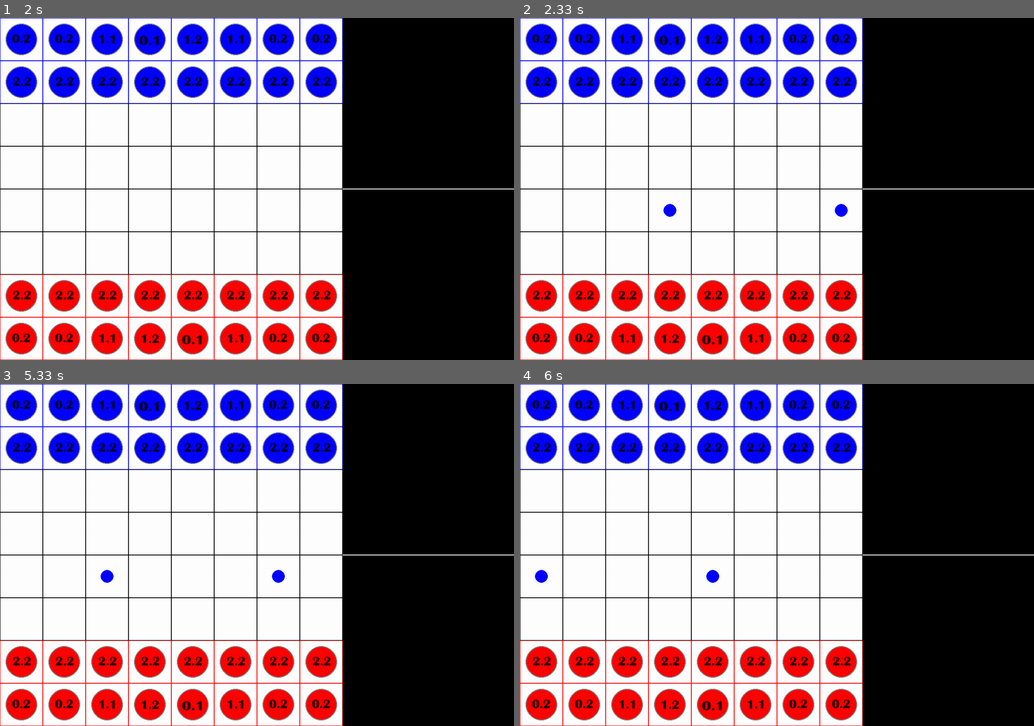
Above: before the commit, frames 1-4 (two rows, left to right).
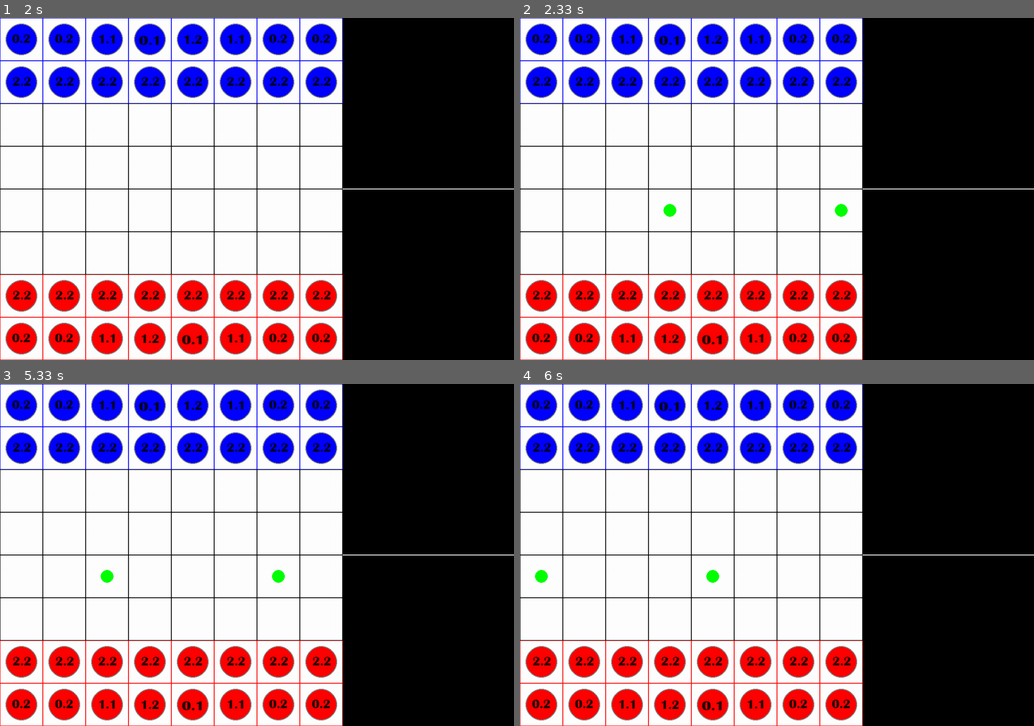
Above: after the commit, the same moments.

Repository: mariaa-rabelo/ai
Game: pygame game, started from src/PyGame/main.py
Same seed, same stepped clock (60 frames per second), same inputs: the game is played once before the commit and once after it.
Inputs (mouse positions are in pixels of both pictures, inside the frame that each line leads up to):
- Up to frame 1 (2 s): click (257, 189) at 0.38 s; click (447, 308) at 1.22 s
- Up to frame 2 (2.33 s): click (751, 277) at 2.05 s
- Up to frame 3 (5.33 s): click (359, 527) at 2.88 s; click (179, 654) at 5.12 s
- Up to frame 4 (6 s): click (622, 681) at 5.45 s

Frame 1 is identical in both runs. In frame 2, 0.2% of the frame differs, in the area x 27-64%, y 54-59%; in frame 3, 0.2%; in frame 4, 0.2%.

Commit message:
pygame for human vs human

Diff:
--- a/pygame/checkers/constants.py
+++ /dev/null
@@ -1,20 +0,0 @@
-import pygame
-
-WIDTH, HEIGHT = 1200, 800
-ROWS, COLS = 8, 8
-SQUARE_SIZE = 100
-
-#rgb
-RED = (255, 0, 0)
-WHITE = (255, 255, 255)
-BLACK = (0, 0, 0)
-BLUE = (0, 0, 255)
-GREY = (128, 128, 128)
-
-""" CROWN = pygame.transform.scale(pygame.image.load('assets/crown.png'), (44, 25)) """
-ZEROONE = pygame.image.load('pygame/assets/0.1.png')
-ZEROTWO = pygame.image.load('pygame/assets/0.2.png')
-ONEONE = pygame.image.load('pygame/assets/1.1.png')
-ONETWO = pygame.image.load('pygame/assets/1.2.png')
-TWOONE = pygame.image.load('pygame/assets/2.1.png')
-TWOTWO = pygame.image.load('pygame/assets/2.2.png')
--- a/src/__main__.py
+++ b/src/AI/__main__.py
@@ -1,5 +1,4 @@
 from zeroPointOneGame import ZeroPointOneGame
-from ai import AI
 
 def main_menu():
         while True:
--- /dev/null
+++ b/src/PyGame/constants.py
@@ -0,0 +1,20 @@
+import pygame
+
+WIDTH, HEIGHT = 1200, 800
+ROWS, COLS = 8, 8
+SQUARE_SIZE = 100
+
+#rgb
+RED = (255, 0, 0)
+WHITE = (255, 255, 255)
+BLACK = (0, 0, 0)
+BLUE = (0, 0, 255)
+GREEN = (0, 255, 0)
+GREY = (128, 128, 128)
+
+ZEROONE = pygame.image.load('././assets/0.1.png')
+ZEROTWO = pygame.image.load('././assets/0.2.png')
+ONEONE = pygame.image.load('././assets/1.1.png')
+ONETWO = pygame.image.load('././assets/1.2.png')
+TWOONE = pygame.image.load('././assets/2.1.png')
+TWOTWO = pygame.image.load('././assets/2.2.png')
--- a/pygame/checkers/game.py
+++ b/src/PyGame/game.py
@@ -1,6 +1,6 @@
 import pygame
-from .constants import RED, WHITE, BLUE, SQUARE_SIZE
-from checkers.board import Board
+from constants import RED, GREEN, BLUE, SQUARE_SIZE
+from state import State
 
 class Game:
   def __init__(self, win):
@@ -14,24 +14,34 @@
 
   def _init(self):
     self.selected = None
-    self.board = Board()
+    self.board = State()
     self.turn = RED
+    self.turns_count = 0
     self.valid_moves = []
 
   def reset(self):
     self._init()
 
+  def winner(self):
+    return self.board.winner()
+
   def select(self, row, col):
     if self.selected:
       self._move(row, col)
-      # if not result:
-      #   # self.selected(row, col)
-      #   pass
 
     piece = self.board.get_piece(row, col)
     if piece != 0 and piece.color == self.turn:
       self.selected = piece
       self.valid_moves = self.board.get_valid_destinations_for_piece(row, col, piece)
+      return True
+
+    return False
+
+  def select_cpb(self, row, col):
+    piece = self.board.get_piece_cpb(row, col)
+    if piece != 0 and piece.color == self.turn:
+      self.selected = piece
+      self.valid_moves = self.board.get_valid_recovery_positions()
       return True
 
     return False
@@ -44,8 +54,8 @@
       self.selected = None
       self.change_turn()
     elif self.selected and piece != 0 and (row, col) in self.valid_moves:
-      # self.board.add_captured_piece(piece)
       self.board.remove(piece)
+      self.board.add_captured_piece(piece)
       self.board.move(self.selected, row, col)
       self.valid_moves = []
       self.selected = None
@@ -58,9 +68,10 @@
   def draw_valid_moves(self, moves):
     for move in moves:
       row, col = move
-      pygame.draw.circle(self.win, BLUE, (col * SQUARE_SIZE + SQUARE_SIZE//2, row * SQUARE_SIZE + SQUARE_SIZE//2), 15)
+      pygame.draw.circle(self.win, GREEN, (col * SQUARE_SIZE + SQUARE_SIZE//2, row * SQUARE_SIZE + SQUARE_SIZE//2), 15)
 
   def change_turn(self):
+    self.turns_count += 1
     if self.turn == RED:
       self.turn = BLUE
 
--- a/pygame/main.py
+++ b/src/PyGame/main.py
@@ -1,7 +1,6 @@
 import pygame
-from checkers.constants import WIDTH, HEIGHT, SQUARE_SIZE
-from checkers.board import Board
-from checkers.game import Game
+from constants import WIDTH, HEIGHT, SQUARE_SIZE, BLUE
+from game import Game
 
 FPS = 60
 
@@ -29,10 +28,17 @@
       if event.type == pygame.MOUSEBUTTONDOWN:
         pos = pygame.mouse.get_pos()
         row, col = get_row_col_from_mouse(pos)
-        if row < 8 and col < 8:
+        if col < 8:
           game.select(row, col)
+        else:
+          game.select_cpb(row, col - 8)
 
     game.update()
+    if game.winner():
+      run = False
+      winner = 'Red' if game.turn == BLUE else 'Blue'
+      print("Game over! Player {} wins!".format(winner))
+      print("Total turns: ", game.turns_count)
 
   pygame.quit()
 
--- a/pygame/checkers/piece.py
+++ b/src/PyGame/piece.py
@@ -1,5 +1,5 @@
 import pygame
-from .constants import *
+from constants import *
 
 class Piece:
   PADDING = 15
@@ -36,11 +36,6 @@
     elif self.type == 2.2:
       win.blit(TWOTWO, (self.x - TWOTWO.get_width() // 2, self.y - TWOTWO.get_height() // 2))
 
-    """ font = pygame.font.Font('', 32)
-    text = font.render(self.type, True, BLACK)
-    textRect = text.get_rect()
-    textRect.center = (self.x, self.y) """
-
   def move(self, row, col):
     self.row = row
     self.col = col
--- a/pygame/checkers/board.py
+++ b/src/PyGame/state.py
@@ -1,15 +1,16 @@
 import pygame
-from .constants import BLACK, ROWS, RED, SQUARE_SIZE, COLS, WHITE, BLUE
-from .piece import Piece
+from constants import BLACK, ROWS, RED, SQUARE_SIZE, COLS, WHITE, BLUE
+from piece import Piece
 
-class Board:
+class State:
   def __init__(self):
     self.board = []
     self.create_board()
     self.captured_pieces_blue = []
-    self.captured_pieces_blue_curr = (0, 0)
+    self.captured_pieces_blue_curr = [0, 0]
     self.captured_pieces_red = []
-    self.captured_pieces_blue_curr = (0, 0)
+    self.captured_pieces_red_curr = [0, 0]
+    self.create_captured_pieces_board()
 
   def draw_squares(self, win):
     win.fill(WHITE)
@@ -26,14 +27,27 @@
         pygame.draw.rect(win, WHITE, (row*SQUARE_SIZE + 1, col*SQUARE_SIZE + 1, SQUARE_SIZE - 2, SQUARE_SIZE - 2)) #coords position where to write and dimensions of drawing
 
   def move(self, piece, row, col):
-    self.board[piece.row][piece.col], self.board[row][col] = self.board[row][col], self.board[piece.row][piece.col]
+    self.remove(piece)
     piece.move(row, col)
+    self.board[row][col] = piece
 
   def remove(self, piece):
-    self.board[piece.row][piece.col] = 0
+    if piece.col < 8:
+      self.board[piece.row][piece.col] = 0
+    else:
+      if piece.row < 4:
+        self.captured_pieces_blue[piece.row][piece.col - 8] = 0
+      else:
+        self.captured_pieces_red[piece.row - 4][piece.col - 8] = 0
 
   def get_piece(self, row, col):
     return self.board[row][col]
+
+  def get_piece_cpb(self, row, col):
+    if row < 4:
+      return self.captured_pieces_blue[row][col]
+    else:
+      return self.captured_pieces_red[row - 4][col]
 
   def create_board(self):
     for row in range(ROWS):
@@ -64,10 +78,34 @@
         else:
           self.board[row].append(0)
 
-  # def add_captured_piece(self, piece):
-  #   if piece.color == BLUE:
-  #      if self.captured_pieces_red_curr == (_, 3):
-  #         self.captured_pieces_red.append([piece])
+  def create_captured_pieces_board(self):
+    for row in range(4):
+      self.captured_pieces_blue.append([])
+      self.captured_pieces_red.append([])
+      for _ in range(4):
+         self.captured_pieces_blue[row].append(0)
+         self.captured_pieces_red[row].append(0)
+
+  def add_captured_piece(self, piece):
+    if piece.color == BLUE:
+      piece.color = RED
+      if self.captured_pieces_red_curr[1] == 3:
+        self.captured_pieces_red_curr[0] += 1
+        self.captured_pieces_red_curr[1] = 0
+
+      self.captured_pieces_red[self.captured_pieces_red_curr[0]][self.captured_pieces_red_curr[1]] = piece
+      piece.move(self.captured_pieces_red_curr[0] + 4, self.captured_pieces_red_curr[1] + 8)
+      self.captured_pieces_red_curr[1] += 1
+
+    else:
+      piece.color = BLUE
+      if self.captured_pieces_blue_curr[1] == 3:
+        self.captured_pieces_blue_curr[0] += 1
+        self.captured_pieces_blue_curr[1] = 0
+
+      self.captured_pieces_blue[self.captured_pieces_blue_curr[0]][self.captured_pieces_blue_curr[1]] = piece
+      piece.move(self.captured_pieces_blue_curr[0], self.captured_pieces_blue_curr[1] + 8)
+      self.captured_pieces_blue_curr[1] += 1
 
   def draw(self, win):
     self.draw_squares(win)
@@ -76,6 +114,29 @@
         piece = self.board[row][col]
         if piece != 0:
           piece.draw(win)
+
+    for row in range(ROWS // 2):
+      for col in range(COLS, COLS + 4):
+        piece = self.captured_pieces_blue[row][col - 8]
+        if piece != 0:
+          piece.draw(win)
+
+    for row in range(ROWS // 2, ROWS):
+      for col in range(COLS, COLS + 4):
+        piece = self.captured_pieces_red[row - ROWS // 2][col - 8]
+        if piece != 0:
+          piece.draw(win)
+
+  def winner(self):
+    for row in self.captured_pieces_blue:
+      for piece in row:
+        if piece != 0 and piece.type == 0.1:
+          return True
+    for row in self.captured_pieces_red:
+      for piece in row:
+        if piece != 0 and piece.type == 0.1:
+          return True
+    return False
 
   def is_valid_destination(self, start_row, start_col, end_row, end_col, piece):
         # Verifica se o destino está dentro do tabuleiro
@@ -116,106 +177,10 @@
                     # print(f"Destination at ({row}, {col}) is valid.")
         return destinations
 
-  def get_valid_recovery_positions(self, piece): # remove piece arg
+  def get_valid_recovery_positions(self):
         recovery_positions = []
         for row in range(ROWS):
             for col in range(COLS):
                 if self.board[row][col] == 0:
-                    recovery_positions.append((row, col)) # TODO: check it... is it allowing occupied positions?
+                    recovery_positions.append((row, col))
         return recovery_positions
-
-  def evaluate(self): # TODO: smth better than that kkkkkk
-        score = 0
-        for row in self.board:
-            for cell in row:
-                if cell.startswith(self.current_player):
-                    score += 1  # Favorável ao jogador atual
-                elif cell != ' -- ':
-                    score -= 1  # Favorável ao oponente
-        return score
-
-  def get_valid_moves(self, piece):
-    moves = {}
-    left = piece.col - 1
-    right = piece.col + 1
-    row = piece.row
-
-    if piece.color == RED:
-      moves.update(self._traverse_left(row - 1, max(row -3, -1), -1, piece.color, left))
-      moves.update(self._traverse_right(row - 1, max(row -3, -1), -1, piece.color, right))
-
-    if piece.color == WHITE:
-      moves.update(self._traverse_left(row + 1, min(row +3, -1), 1, piece.color, left))
-      moves.update(self._traverse_right(row + 1, min(row +3, -1), 1, piece.color, right))
-
-    return moves
-
-  def _traverse_left(self, start, stop, step, color, left, skipped = []):
-    moves = {}
-    last = []
-    for r in range(start, stop, step):
-      if left < 0:
-        break
-
-      current = self.board[r][left]
-      if current == 0:
-        if skipped and not last:
-          break
-        elif skipped:
-          moves[(r, left)] = last + skipped
-        else:
-          moves[(r, left)] = last
-
-        if last:
-          if step == -1:
-            row = max(r-3, -1)
-          else:
-            row = min(r+3, ROWS)
-
-          moves.update(self._traverse_left(r + step, row, step, color, left - 1, skipped = last))
-          moves.update(self._traverse_right(r + step, row, step, color, left + 1, skipped = last))
-        break
-
-      elif current.color == color:
-        break
-      else:
-        last = [current]
-
-      left -= 1
-
-    return moves
-
-  def _traverse_right(self, start, stop, step, color, right, skipped = []):
-    moves = {}
-    last = []
-    for r in range(start, stop, step):
-      if right >= COLS:
-        break
-
-      current = self.board[r][right]
-      if current == 0:
-        if skipped and not last:
-          break
-        elif skipped:
-          moves[(r, right)] = last + skipped
-        else:
-          moves[(r, right)] = last
-
-        if last:
-          if step == -1:
-            row = max(r-3, -1)
-          else:
-            row = min(r+3, ROWS)
-
-          moves.update(self._traverse_left(r + step, row, step, color, right - 1, skipped = last))
-          moves.update(self._traverse_right(r + step, row, step, color, right + 1, skipped = last))
-          break
-
-      elif current.color == color:
-        break
-      else:
-        last = [current]
-
-      right += 1
-
-    return moves
Renamed: pygame/assets/0.1.png -> assets/0.1.png
Renamed: pygame/assets/0.2.png -> assets/0.2.png
Renamed: pygame/assets/1.1.png -> assets/1.1.png
Renamed: pygame/assets/1.2.png -> assets/1.2.png
Renamed: pygame/assets/2.1.png -> assets/2.1.png
Renamed: pygame/assets/2.2.png -> assets/2.2.png
Binary file removed: pygame/assets/crown.png
Empty file removed: pygame/checkers/__init__.py
Renamed: src/ai.py -> src/AI/ai.py
Renamed: src/gameState.py -> src/AI/gameState.py
Renamed: src/zeroPointOneGame.py -> src/AI/zeroPointOneGame.py
Empty file added: src/PyGame/__init__.py
